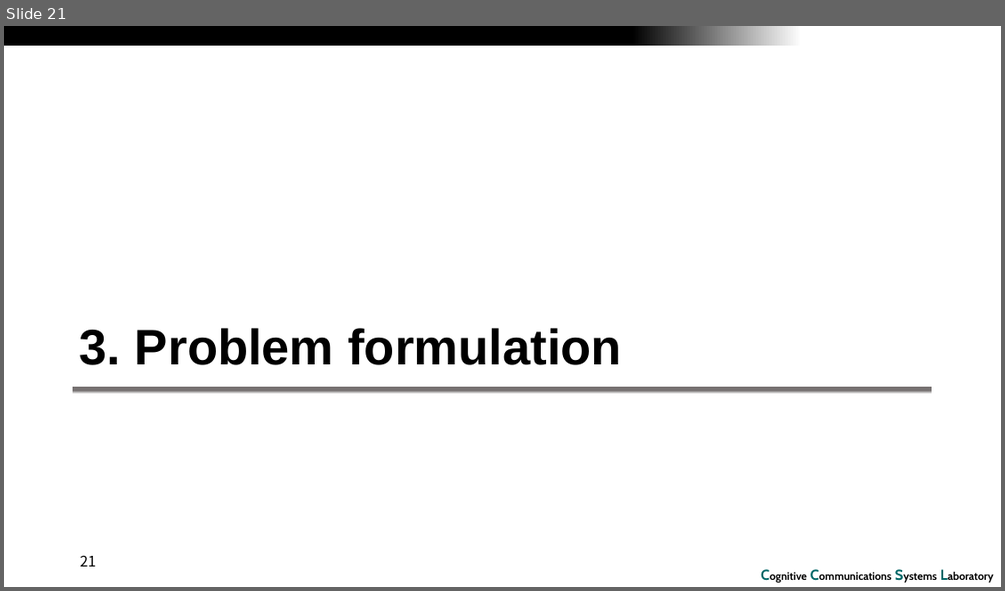
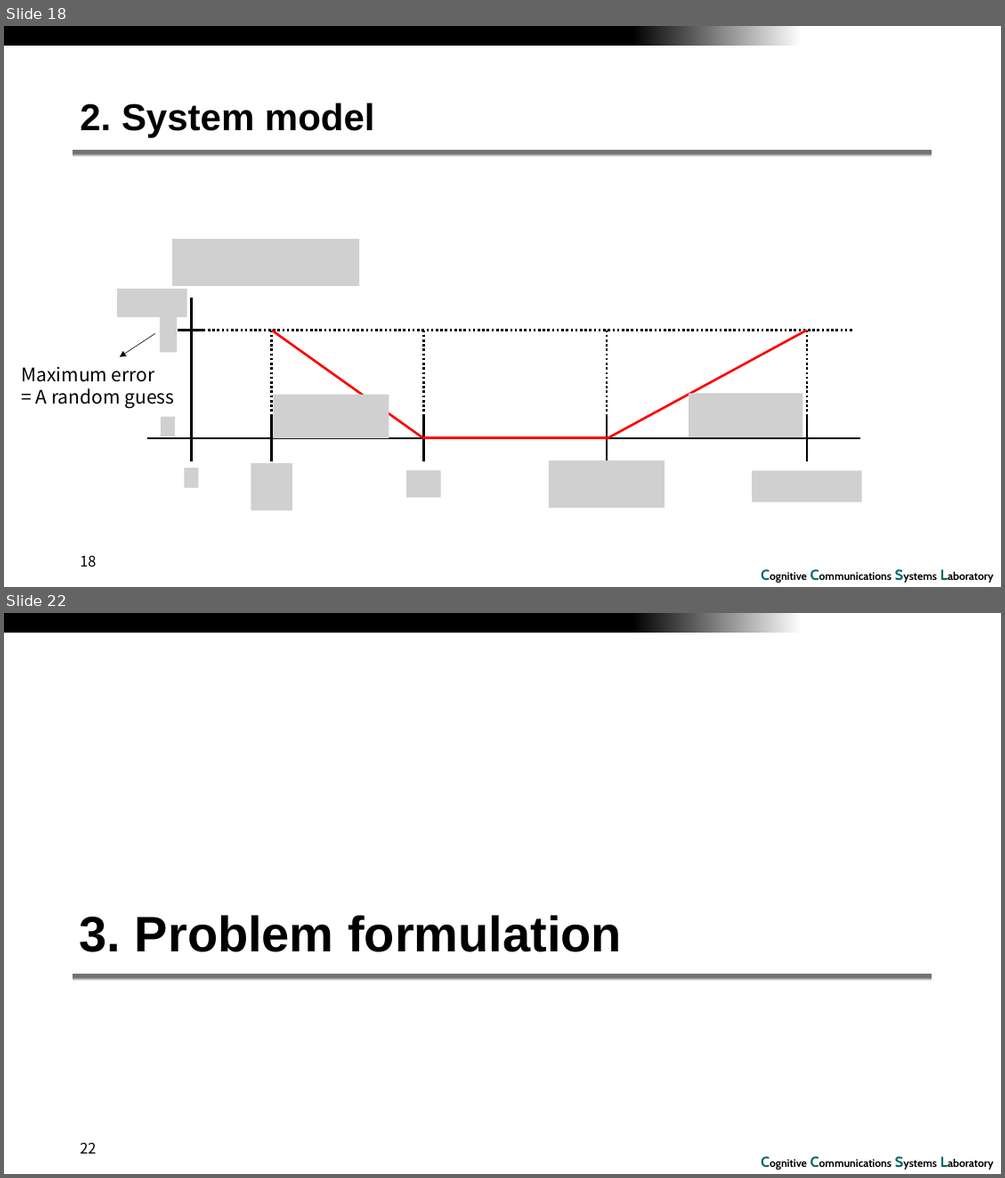
Before and after one commit to RefatHanbat/Presentation-of-SDM, a slide deck: New Problem/Covert_FD_DEPmax v1 20240329.pptx. Shown one above the other, each under a label of ours: slide 21 before the commit, slides 18 and 22 after it; the slides between them are not shown. The pictures are 1005x591 and 1005x1178 pixels, drawn with LibreOffice and Linux fonts; fonts in the diff are those of the drawing; grey boxes stand for pictures; background and template pictures are left out. Boxes give left, top, right and bottom in pixels: in the first picture for what was removed or moved away, otherwise in the second. Text is boxed around its words. In the diff, an @@ line names an element or a change of style, - is before the commit and + after.

```diff
--- a/New Problem/Covert_FD_DEPmax v1 20240329.pptx
+++ b/New Problem/Covert_FD_DEPmax v1 20240329.pptx
@@ slide 18 added at (4, 26, 1001, 587), background #FFFFFF; not listed: 2 template elements that a slide beside it also shows @@
@@ title added at (80, 103, 375, 137), 36 pt, text #000000, bold @@
+2. System model
@@ rectangle added at (73, 150, 932, 157), fill gradient #767171 to #FFFFFF @@
@@ picture added at (172, 239, 359, 286) @@
@@ picture added at (117, 289, 187, 317) @@
@@ picture added at (160, 308, 177, 352) @@
@@ line added from (192, 297) to (192, 461), #000000 2.25 pt @@
@@ arrow added from (155, 333) to (120, 356), #000000 0.5 pt @@
@@ line added from (178, 330) to (205, 330), #000000 2.25 pt @@
@@ line added from (202, 330) to (853, 330), #000000 2.25 pt dashed @@
@@ line added from (272, 330) to (272, 417), #000000 2.25 pt dashed @@
@@ line added from (272, 330) to (423, 438), #FF0000 2.25 pt @@
@@ line added from (423, 330) to (423, 417), #000000 2.25 pt dashed @@
@@ line added from (607, 330) to (607, 417), #000000 2.25 pt dashed @@
@@ line added from (607, 439) to (807, 330), #FF0000 2.25 pt @@
@@ line added from (807, 330) to (807, 417), #000000 2.25 pt dashed @@
@@ text added at (22, 367, 174, 409), 18 pt, text #000000 @@
+Maximum error
+= A random guess
@@ picture added at (273, 394, 389, 438) @@
@@ picture added at (688, 394, 802, 437) @@
@@ picture added at (161, 417, 175, 436) @@
@@ line added from (272, 417) to (272, 461), #000000 2.25 pt @@
@@ line added from (423, 417) to (423, 461), #000000 2.25 pt @@
@@ line added from (607, 417) to (607, 461), #000000 2.25 pt @@
@@ line added from (807, 417) to (807, 461), #000000 2.25 pt @@
@@ line added from (146, 438) to (860, 438), #000000 2.25 pt @@
@@ line added from (423, 438) to (607, 438), #FF0000 2.25 pt @@
@@ picture added at (184, 468, 198, 488) @@
@@ picture added at (251, 463, 291, 510) @@
@@ picture added at (406, 470, 441, 497) @@
@@ picture added at (549, 460, 664, 507) @@
@@ picture added at (752, 471, 862, 502) @@
@@ page number added at (80, 556, 96, 566), 14 pt, text #000000 @@
+18
@@ what was slide 21 is now slide 22 @@
@@ page number at (80, 1143, 96, 1153): text changed @@
-21
+22
```
Also in this commit, not shown: 3 slides changed, 1 other slide added, 2 other files.
